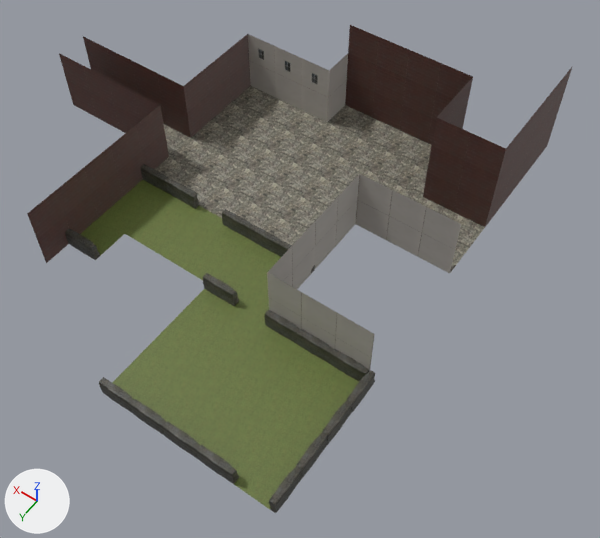
The Blender file src/Resources/Source/town.blend as it was, and as the next commit left it.
Rendered twice from a 50 mm lens placed at (-7.3, 8.7, 35.1), pointed at (9.0, -14.1, -0.8). The axes (+X, +Y, +Z) are drawn at lower left. The lights are the same throughout.
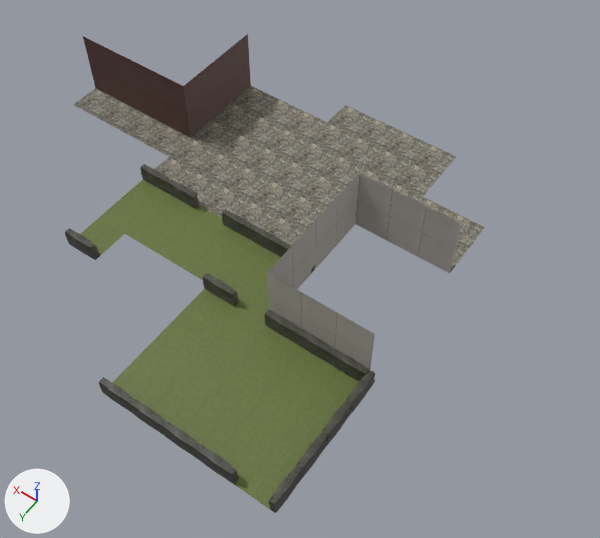
What differs and where, as boxes [x1, y1, x2, y2] in the pictures (600 x 538 px):
'Plane.163', deleted (brown)
    before: [345, 25, 573, 227]
'Plane.090', deleted (brown)
    before: [27, 53, 169, 263]
'Plane.177', deleted
    before: [248, 34, 348, 122]

The change in detail:
Object 'Plane.090' (ob_plane_090) is deleted.
Object 'Plane.163' (ob_plane_163) is deleted.
Object 'Plane.177' (ob_plane_177) is deleted.
